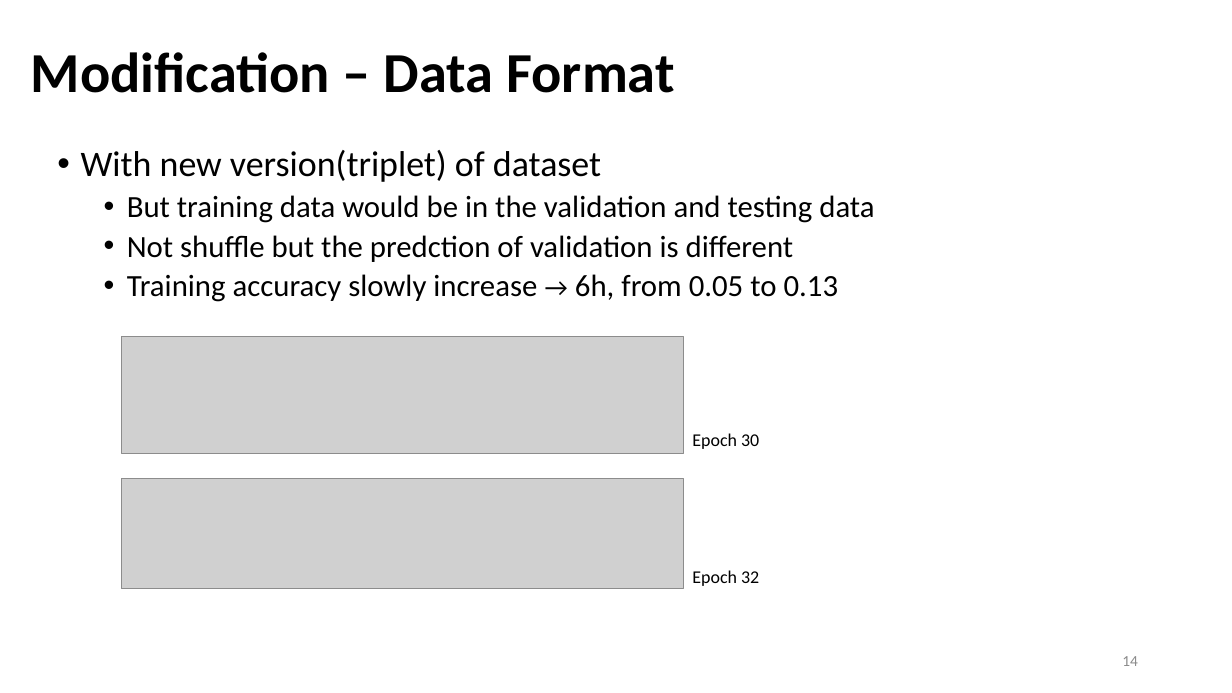
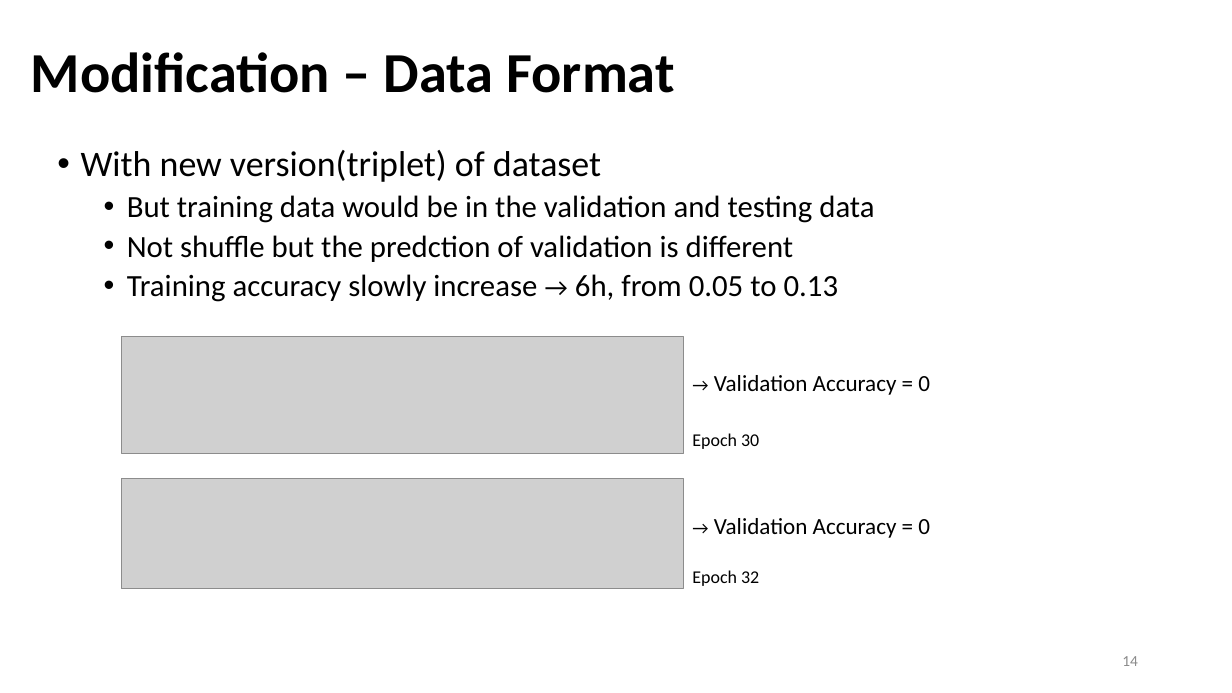
Before and after one commit to Bai1026/Intern-IIS, a slide deck: slide 14 of Meeting/Presentation_0816.pptx. Drawn at 1232x693 pixels with LibreOffice and Linux fonts; fonts in the diff are those of the drawing; grey boxes stand for pictures. Boxes give left, top, right and bottom in pixels: in the first picture for what was removed or moved away, otherwise in the second. Text is boxed around its words. In the diff, an @@ line names an element or a change of style, - is before the commit and + after.

```diff
--- a/Meeting/Presentation_0816.pptx
+++ b/Meeting/Presentation_0816.pptx
@@ text added at <box>714,375,930,395</box>, 18 pt, text #000000 @@
+→ Validation Accuracy = 0
@@ text added at <box>714,518,930,538</box>, 18 pt, text #000000 @@
+→ Validation Accuracy = 0
```
Also in this commit, not shown: 4 other slides changed, 14 other files.
